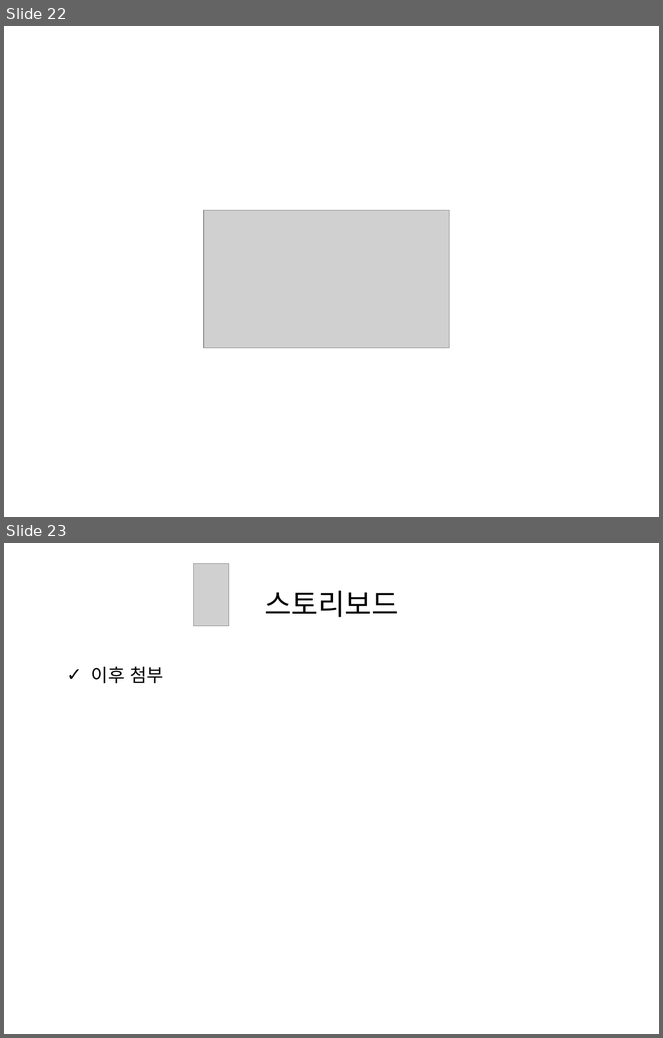
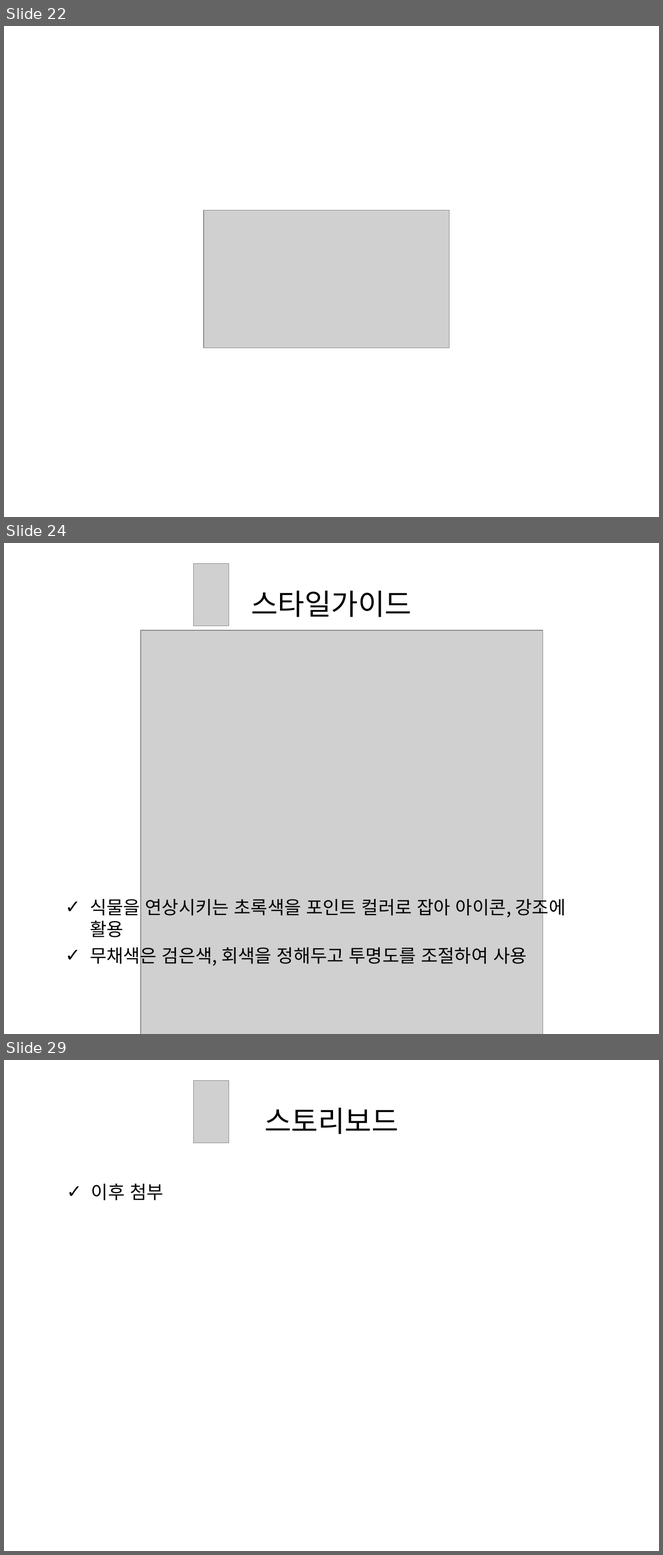
Before and after one commit to grapePrince/planthounse, a slide deck: presentation/디자인발표.ppt. Shown one above the other, each under a label of ours: slides 22 and 23 before the commit, slides 22, 24 and 29 after it; the slides between them are not shown. The pictures are 663x1038 and 663x1555 pixels, drawn with LibreOffice and Linux fonts; fonts in the diff are those of the drawing; grey boxes stand for pictures. Boxes give left, top, right and bottom in pixels: in the first picture for what was removed or moved away, otherwise in the second. Text is boxed around its words. In the diff, an @@ line names an element or a change of style, - is before the commit and + after.

```diff
--- a/presentation/디자인발표.ppt
+++ b/presentation/디자인발표.ppt
@@ slide 24 added at (4, 543, 659, 1034), background #FFFFFF @@
@@ picture added at (193, 563, 229, 626) @@
@@ title added at (251, 590, 412, 617), 32 pt, text #000000 @@
+스타일가이드
@@ picture added at (141, 630, 543, 1034) @@
@@ text added at (90, 896, 566, 968), 20 pt, text #000000 @@
+✓ 식물을 연상시키는 초록색을 포인트 컬러로 잡아 아이콘, 강조에 활용
+✓ 무채색은 검은색, 회색을 정해두고 투명도를 조절하여 사용
@@ what was slide 23 is now slide 29 @@
```
Also in this commit, not shown: 5 other slides added, 2 other files.
